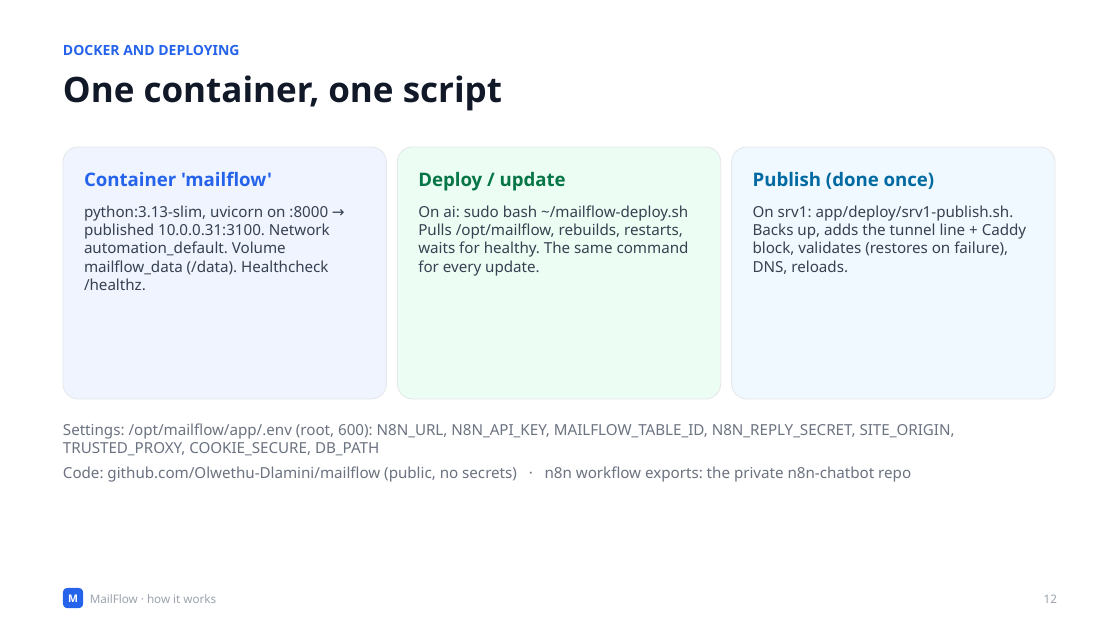
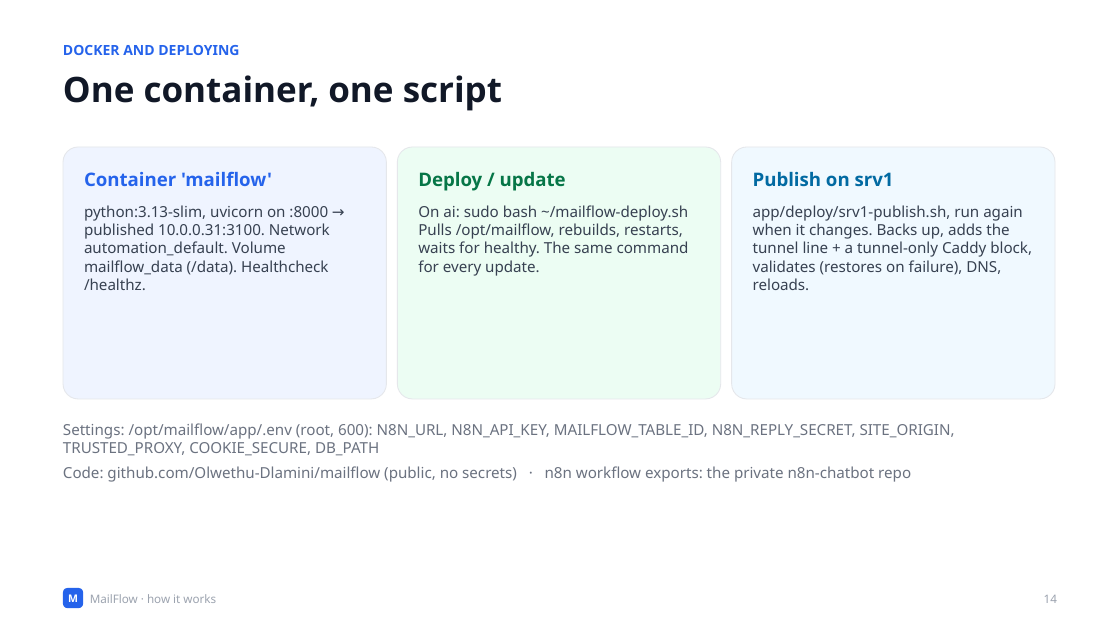
Before and after one commit to Olwethu-Dlamini/mailflow, a slide deck: slide 14 of deck/MailFlow-Technical.pptx (slide 12 before the commit). Drawn at 1120x630 pixels with LibreOffice and Linux fonts; fonts in the diff are those of the drawing. Boxes give left, top, right and bottom in pixels: in the first picture for what was removed or moved away, otherwise in the second. Text is boxed around its words. In the diff, an @@ line names an element or a change of style, - is before the commit and + after.

```diff
--- a/deck/MailFlow-Technical.pptx
+++ b/deck/MailFlow-Technical.pptx
@@ text at bbox=[753, 171, 894, 187]: text changed @@
-Publish (done once)
+Publish on srv1
@@ text at bbox=[753, 205, 1032, 290]: text changed @@
-On srv1: app/deploy/srv1-publish.sh. Backs up, adds the tunnel line + Caddy block, validates (restores on failure), DNS, reloads.
+app/deploy/srv1-publish.sh, run again when it changes. Backs up, adds the tunnel line + a tunnel-only Caddy block, validates (restores on failure), DNS, reloads.
@@ text at bbox=[1044, 595, 1057, 603]: text changed @@
-12
+14
```
Also in this commit, not shown: 5 other slides changed, 2 slides added, 7 other files.
